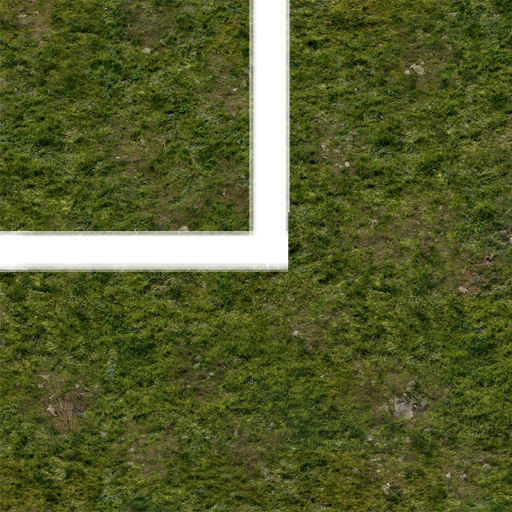
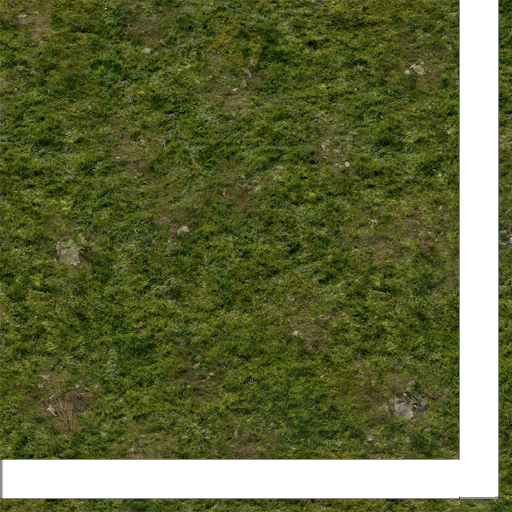
Two versions of the same layered image (512x512). Layer-by-layer changes:
added layer "Shape 1 copy" above "Layer 1" over [0, 0, 499, 499]
hid "Layer 1", painted on it over [0, 0, 293, 272]
